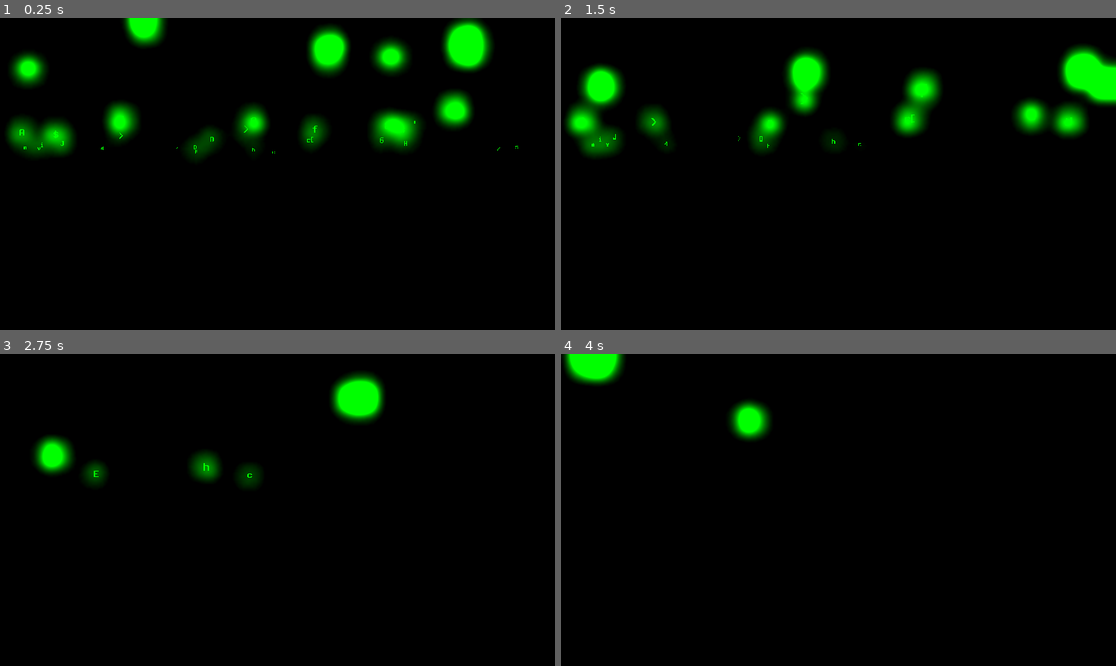
Above: before the commit, frames 1-4 (two rows, left to right).
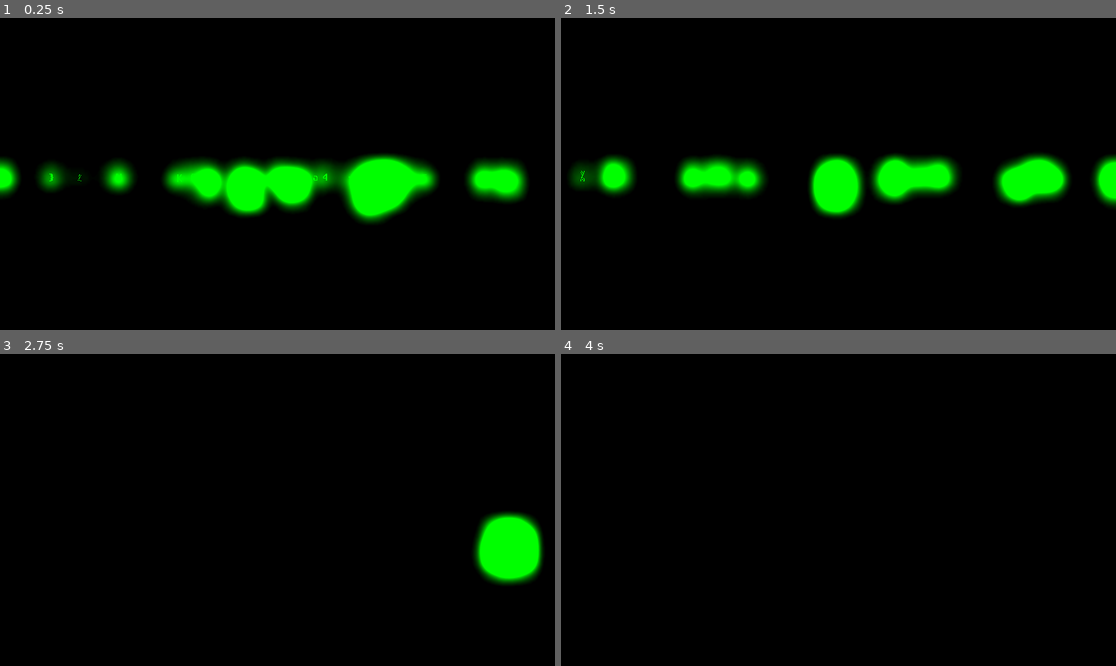
Above: after the commit, the same moments.

Repository: OneHoopyFrood/RoboKitty3D
Game: Godot game, scene res://World/World.tscn
Same seed, same stepped clock (60 frames per second), same inputs: the game is played once before the commit and once after it.
Inputs (mouse positions are in pixels of both pictures, inside the frame that each line leads up to):
- Up to frame 1 (0.25 s): no input
- Up to frame 2 (1.5 s): move the mouse to (866, 174) at 0.52 s; hold W (move_forward) from 0.53 s (still down); click (866, 174) at 0.67 s; move the mouse to (810, 174) at 1.27 s
- Up to frame 3 (2.75 s): keep holding W (move_forward); move the mouse to (288, 503) at 2.02 s
- Up to frame 4 (4 s): keep holding W (move_forward); move the mouse to (832, 516) at 2.77 s; click (832, 516) at 2.92 s; move the mouse to (877, 513) at 3.52 s

The runs differ from the first frame. In frame 1, 19% of the frame differs, in the area x 0-96%, y 0-66%; in frame 2, 18%; in frame 3, 5.5%; in frame 4, 1.7%.

Commit message:
world bounds

Diff:
--- a/World/World.tscn
+++ b/World/World.tscn
@@ -1,6 +1,6 @@
-[gd_scene load_steps=5 format=3 uid="uid://ck1us1on6vyvw"]
+[gd_scene load_steps=7 format=3 uid="uid://ck1us1on6vyvw"]
 
-[ext_resource type="Script" uid="uid://qihcooc24anp" path="res://Core/game.gd" id="1_y6flb"]
+[ext_resource type="Script" uid="uid://qihcooc24anp" path="res://World/world.gd" id="1_y6flb"]
 [ext_resource type="PackedScene" uid="uid://dml8klxtt80hf" path="res://Player/Player.tscn" id="2_g376h"]
 
 [sub_resource type="Environment" id="Environment_js7pq"]
@@ -20,7 +20,13 @@
 volumetric_fog_density = 0.2282
 volumetric_fog_sky_affect = 0.0
 
-[sub_resource type="BoxShape3D" id="BoxShape3D_y6flb"]
+[sub_resource type="WorldBoundaryShape3D" id="WorldBoundaryShape3D_y6flb"]
+plane = Plane(0, 0, 1, -0.035)
+
+[sub_resource type="WorldBoundaryShape3D" id="WorldBoundaryShape3D_il6x7"]
+plane = Plane(0, 0, 1, 0)
+
+[sub_resource type="WorldBoundaryShape3D" id="WorldBoundaryShape3D_mlekv"]
 
 [node name="World" type="Node3D"]
 script = ExtResource("1_y6flb")
@@ -42,6 +48,21 @@
 
 [node name="Boundry" type="StaticBody3D" parent="."]
 
-[node name="CollisionShape3D" type="CollisionShape3D" parent="Boundry"]
-transform = Transform3D(50, 0, 0, 0, 10, 0, 0, 0, 50, 0, 0, 0)
-shape = SubResource("BoxShape3D_y6flb")
+[node name="Wall1" type="CollisionShape3D" parent="Boundry"]
+transform = Transform3D(1, 0, 0, 0, 1, 0, 0, 0, 1, 0, 1, -25)
+shape = SubResource("WorldBoundaryShape3D_y6flb")
+
+[node name="Wall2" type="CollisionShape3D" parent="Boundry"]
+transform = Transform3D(-1, 0, 8.74228e-08, 0, 1, 0, -8.74228e-08, 0, -1, 0, 1, 25)
+shape = SubResource("WorldBoundaryShape3D_il6x7")
+
+[node name="Wall3" type="CollisionShape3D" parent="Boundry"]
+transform = Transform3D(-4.37114e-08, 0, 1, 0, 1, 0, -1, 0, -4.37114e-08, -25, 1, 0)
+shape = SubResource("WorldBoundaryShape3D_il6x7")
+
+[node name="Wall4" type="CollisionShape3D" parent="Boundry"]
+transform = Transform3D(-4.37114e-08, 0, -1, 0, 1, 0, 1, 0, -4.37114e-08, 25, 1, 0)
+shape = SubResource("WorldBoundaryShape3D_il6x7")
+
+[node name="Floor" type="CollisionShape3D" parent="Boundry"]
+shape = SubResource("WorldBoundaryShape3D_mlekv")
--- a/Core/Game.gd
+++ b/World/world.gd
@@ -1,7 +1,7 @@
 extends Node3D
 
 @export var num_nodes: int = 100
-@export var spawn_radius: int = 50
+@export var spawn_radius: int = 25
 
 var rng: RandomNumberGenerator = RandomNumberGenerator.new()
 
@@ -10,9 +10,8 @@
 
 func _ready():
   rng.randomize()
-  add_child(_create_ground_plane())
 
-  # Cubes
+  # Floaty Bits
   var nodes = _generate_nodes()
   for node in nodes:
     add_child(node)
@@ -26,25 +25,9 @@
 
     node.position = Vector3(
       rng.randf_range(-spawn_radius, spawn_radius),
-      0.5,
+      1,
       rng.randf_range(-spawn_radius, spawn_radius)
     )
 
     nodes.append(node)
   return nodes
-
-func _create_ground_plane() -> MeshInstance3D:
-  var ground = MeshInstance3D.new()
-
-  var plane = PlaneMesh.new()
-  plane.size = Vector2(spawn_radius * 2, spawn_radius * 2)
-  plane.subdivide_width = 20
-  plane.subdivide_depth = 20
-  ground.mesh = plane
-
-  #var shader = preload('res://World/InfiniteGrid.gdshader')
-  #var shader_mat = ShaderMaterial.new()
-  #shader_mat.shader = shader
-  #ground.set_surface_override_material(0, shader_mat)
-
-  return ground
Renamed: Core/Game.gd.uid -> World/world.gd.uid
Not shown, added: Player/Player.tscn28479275114.tmp
